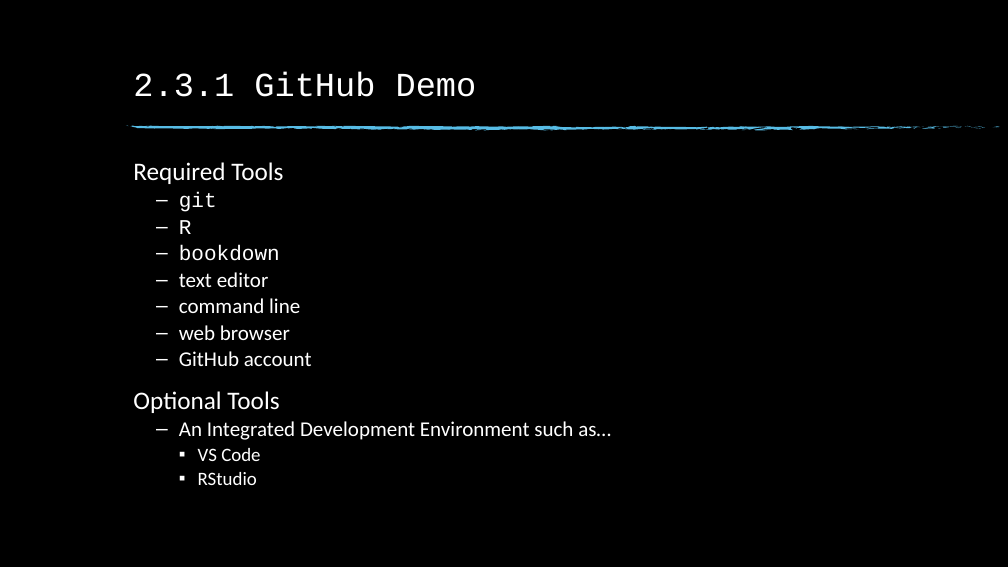
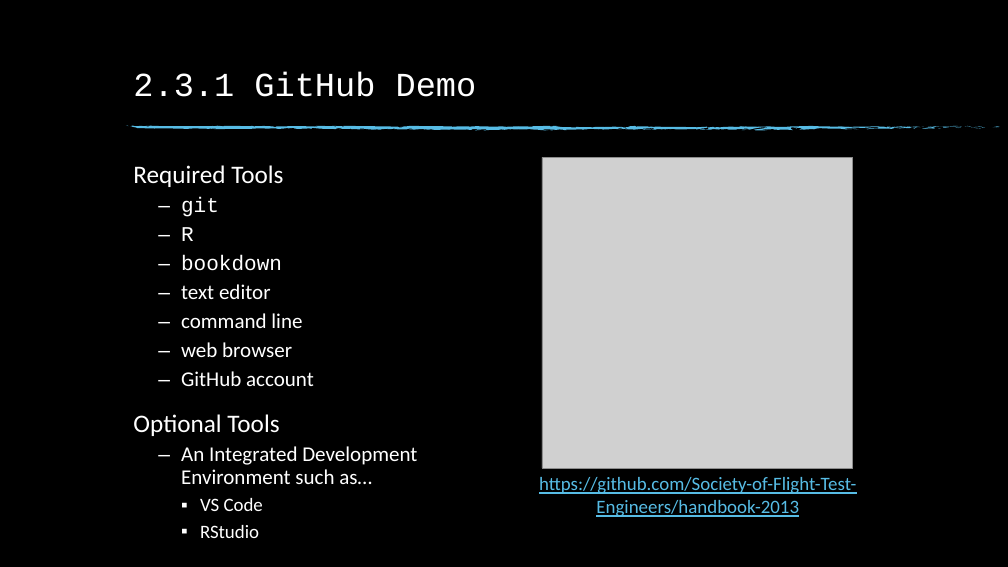
Before and after one commit to Society-of-Flight-Test-Engineers/handbook-2013, a slide deck: slide 12 of tutorials/2020-10-22-Symposium/porting-the-handbook.pptx. Drawn at 1008x567 pixels with LibreOffice and Linux fonts; fonts in the diff are those of the drawing; grey boxes stand for pictures; background and template pictures are left out. Boxes give left, top, right and bottom in pixels: in the first picture for what was removed or moved away, otherwise in the second. Text is boxed around its words. In the diff, an @@ line names an element or a change of style, - is before the commit and + after.

```diff
--- a/tutorials/2020-10-22-Symposium/porting-the-handbook.pptx
+++ b/tutorials/2020-10-22-Symposium/porting-the-handbook.pptx
@@ text "Required Tools" at [133, 165, 417, 511]: line spacing 0.8 to 0.9; indent changed @@
@@ picture added at [542, 157, 853, 468] @@
@@ text added at [539, 477, 856, 517], 18 pt, text #57BCE5, underline @@
+https://github.com/Society-of-Flight-Test-Engineers/handbook-2013
```
Also in this commit, not shown: 4 other slides changed, 1 slide added, 1 slide removed, 5 other files.
